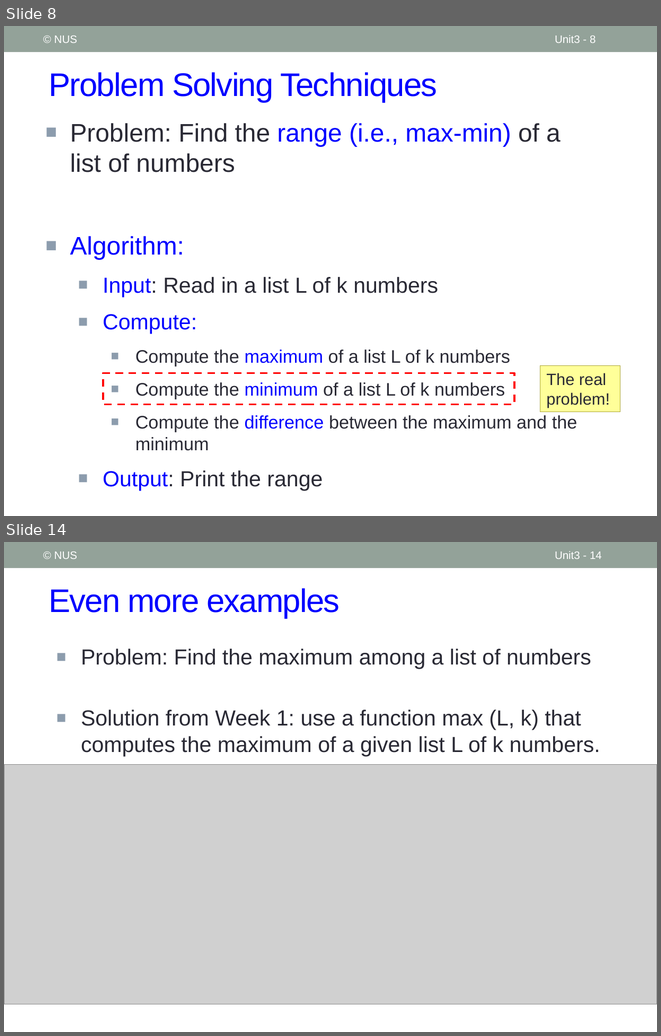
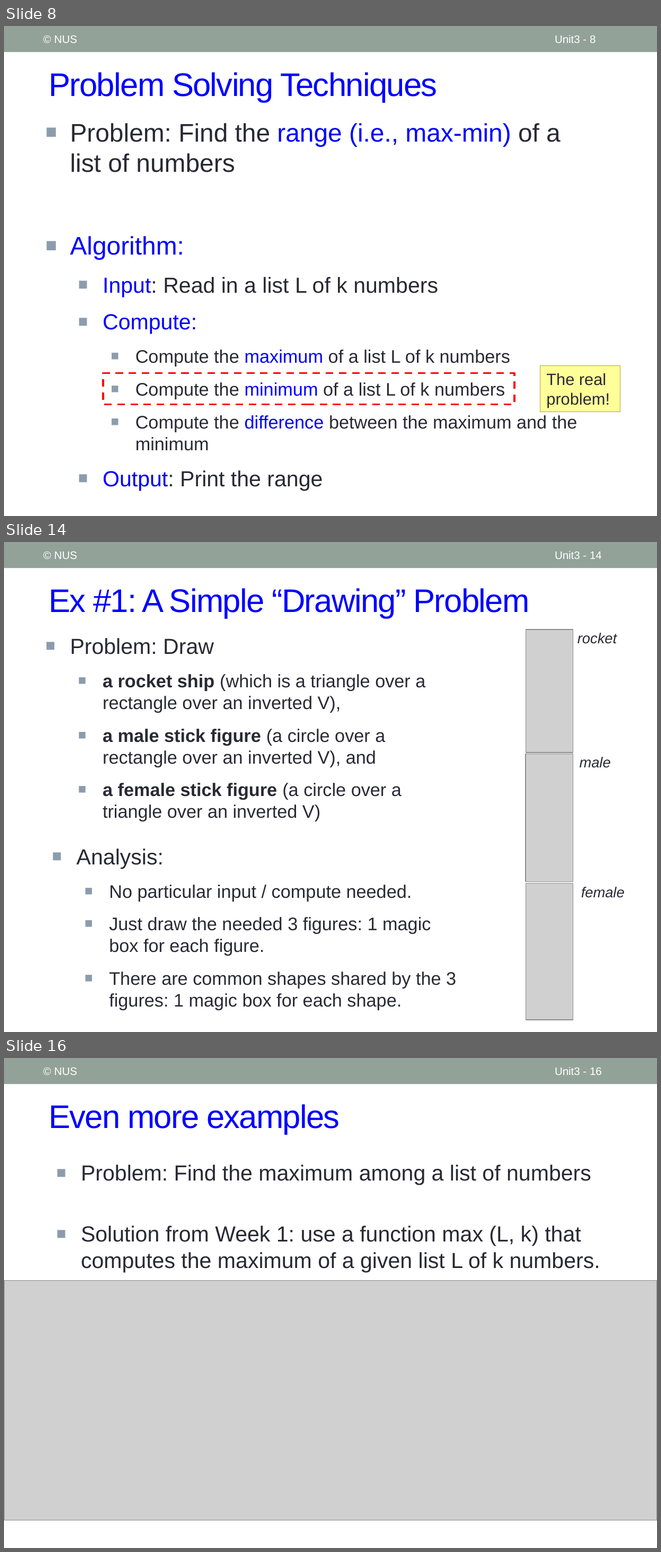
Before and after one commit to nus-cs1010-2021-s2/website, a slide deck: slides/Unit3_Functions.pptx. Shown one above the other, each under a label of ours: slides 8 and 14 before the commit, slides 8, 14 and 16 after it; the slides between them are not shown. The pictures are 661x1036 and 661x1552 pixels, drawn with LibreOffice and Linux fonts; fonts in the diff are those of the drawing; grey boxes stand for pictures. Boxes give left, top, right and bottom in pixels: in the first picture for what was removed or moved away, otherwise in the second. Text is boxed around its words. In the diff, an @@ line names an element or a change of style, - is before the commit and + after.

```diff
--- a/slides/Unit3_Functions.pptx
+++ b/slides/Unit3_Functions.pptx
@@ slide 14 added at box(4, 542, 657, 1032), background #FFFFFF; not listed: 1 template element that a slide beside it also shows @@
@@ text added at box(54, 552, 77, 559), 12 pt, text #FFFFFF @@
+© NUS
@@ page number added at box(555, 551, 602, 559), 12 pt, text #FFFFFF @@
+Unit3 - 14
@@ title added at box(49, 588, 529, 618), 36 pt, text #0000FF @@
+Ex #1: A Simple “Drawing” Problem
@@ text added at box(70, 638, 425, 821), 20 pt, text #292934 @@
+■ Problem: Draw
+  ■ a rocket ship (which is a triangle over a rectangle over an inverted V),
+  ■ a male stick figure (a circle over a rectangle over an inverted V), and
+  ■ a female stick figure (a circle over a triangle over an inverted V)
@@ text added at box(77, 848, 456, 1009), 20 pt, text #292934 @@
+■ Analysis:
+  ■ No particular input / compute needed.
+  ■ Just draw the needed 3 figures: 1 magic box for each figure.
+  ■ There are common shapes shared by the 3 figures: 1 magic box for each shape.
@@ group added at box(526, 629, 625, 1020): 3 pictures, 3 texts @@
+rocket
+male
+female
@@ what was slide 14 is now slide 16 @@
@@ page number at box(555, 1067, 602, 1075): text changed @@
-Unit3 - 14
+Unit3 - 16
```
Also in this commit, not shown: 4 slides changed, 2 other slides added, 6 other files.
